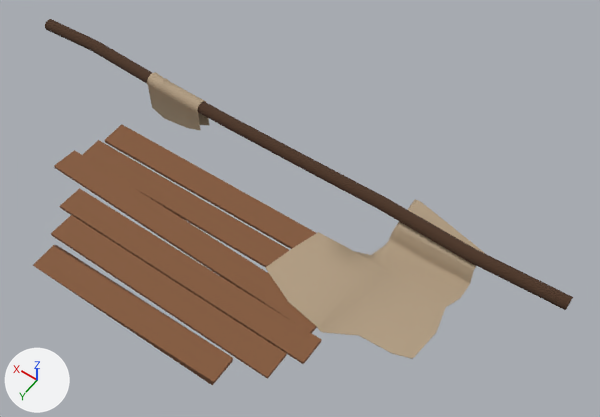
The FBX model Assets/models/Ruins/RuinsEast/2ndBridge_03_Extrafbx.fbx: old version first, new version second.
Both versions are drawn from a 50 mm camera at (-9.55, 8.3, 17.68) aimed at (-1.78, -2.57, 0.6). Lighting does not change. The marker at lower left points along +X, +Y and +Z. Where no turn or scale is listed for an object, it has been applied to the vertices. Vertices at the same position are counted once.

In view in the first picture: 'Bridge.004'.
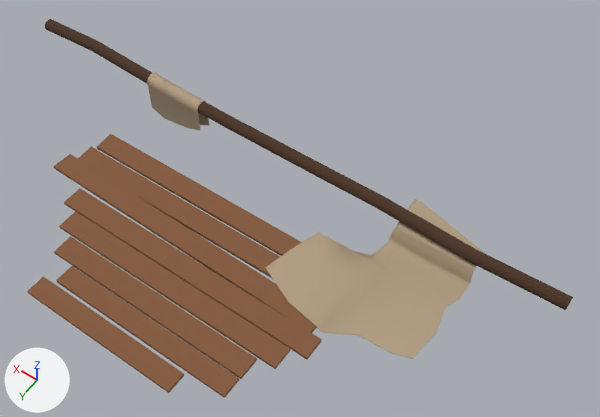
Edits to the bpy script that builds the scene:
```text
Change me_cube_036:
    where me_cube_036.from_pydata(...)  # 481 vertices, 454 faces; spans x -8.7..8.5, y -4.5..2.6, z -1.0..1.2
    used by ob_bridge_004; location = (0.0, 0.0, 0.0)
    verts and faces of me_cube_036; kept vertices keep their numbers, new ones are numbered from 481
    before: 433 (4.4, -2.4, 0.0), 434 (4.4, -2.4, 0.1) at pixel (121, 124), 435 (-4.4, -2.5, 0.0), 436 (-4.4, -2.5, 0.1), 437 (4.4, -1.6, 0.0) at pixel (105, 142)
    before: 438 (4.4, -1.6, 0.1) at pixel (104, 140), 439 (-4.4, -1.7, 0.0), 440 (-4.4, -1.7, 0.1) at pixel (367, 290), 441 (4.6, -1.6, 0.0), 442 (4.6, -1.6, 0.1) at pixel (98, 139)
    before: 443 (-4.3, -1.6, 0.0), 444 (-4.3, -1.6, 0.1), 445 (4.5, -0.8, 0.0), 446 (4.5, -0.8, 0.1) at pixel (80, 156), 447 (-4.0, -0.9, 0.0)
    before: 448 (-4.0, -0.9, 0.1), 449 (4.8, -0.9, 0.0) at pixel (75, 152), 450 (4.8, -0.9, 0.1) at pixel (74, 150), 451 (-4.0, -0.7, 0.0), 452 (-4.0, -0.7, 0.1) at pixel (329, 311)
    before: 453 (4.9, -0.1, 0.0) at pixel (54, 167), 454 (4.9, -0.1, 0.1) at pixel (53, 165), 455 (-4.0, 0.1, 0.0), 456 (-4.0, 0.1, 0.1) at pixel (310, 332), 461 (3.7, 0.8, 0.0) at pixel (60, 208)
    before: 462 (3.7, 0.8, 0.1) at pixel (59, 205), 463 (-4.3, 0.8, 0.0) at pixel (303, 364), 464 (-4.3, 0.8, 0.1) at pixel (303, 362), 465 (3.2, 0.8, 0.0), 466 (3.2, 0.8, 0.1) at pixel (71, 214)
    before: 467 (-3.8, 0.8, 0.0) at pixel (286, 355), 468 (-3.8, 0.8, 0.1) at pixel (286, 353), 469 (3.2, 1.6, 0.0) at pixel (51, 235), 470 (3.2, 1.6, 0.1) at pixel (50, 233), 471 (-3.8, 1.6, 0.0) at pixel (267, 378)
    before: 472 (-3.8, 1.6, 0.1) at pixel (267, 377)
    me_cube_036 part 1: a new loose piece, a box spanning x -3.344..2.748, y 1.351..1.956, z 0.045..0.144, in mat_wood_2 (brown #865c3e)
    me_cube_036 part 2: a new loose piece, a box spanning x -2.208..2.41, y 2.645..3.193, z 0.045..0.144, in mat_wood_2 (brown #865c3e)
    me_cube_036 part 3: a new loose piece, a box spanning x -3.321..2.059, y 1.998..2.546, z 0.045..0.144, in mat_wood_2 (brown #865c3e)
    me_cube_036 part 4
    add delete_vertices([447, 448])  # with the faces that use them
    add delete_faces([(449, 450, 452, 451), (451, 452, 456, 455), (449, 451, 455, 453), (450, 454, 456, 452)])
    add for i in [*range(433, 437)]: verts[i] += (0.0, 0.5, 0.0)
    add for i in [*range(437, 445)]: verts[i] += (0.0, 0.3, 0.0)
    add for i in [445, 446, 449, 450]: verts[i] += (0.0, 0.2, 0.0)
    add for i in [*range(461, 469)]: verts[i] += (0.0, -0.1, 0.0)
    add for i in [*range(469, 473)]: verts[i] += (0.0, -0.3, 0.0)
    add verts[481] = (-4.0, -0.5, 0.0)
    add verts[482] = (-4.0, -0.5, 0.1)  # pixel (326, 315)
    add faces += [(443, 444, 452, 451), (445, 451, 452, 446), (441, 443, 451, 445), (442, 446, 452, 444), (449, 450, 482, 481), (455, 481, 482, 456)]  # mat_wood_2 (brown #865c3e)
    add faces += [(449, 481, 455, 453), (450, 454, 456, 482)]  # mat_wood_2 (brown #865c3e)
```

Where the change shows, as pixel boxes [x1, y1, x2, y2] in the pictures (600 x 417 px; the box of a moved part takes in the faces that stretch with it):
'Bridge.004', reshaped
    before: [33, 19, 573, 385]
    after: [27, 19, 573, 398]
part 1 of me_cube_036, added (brown)
    after: [54, 236, 257, 379]
part 2 of me_cube_036, added (brown)
    after: [27, 276, 184, 393]
part 3 of me_cube_036, added (brown)
    after: [56, 266, 239, 398]
part 4 of me_cube_036, moved or reshaped
    before: [51, 124, 322, 379]
    after: [54, 134, 322, 369]
